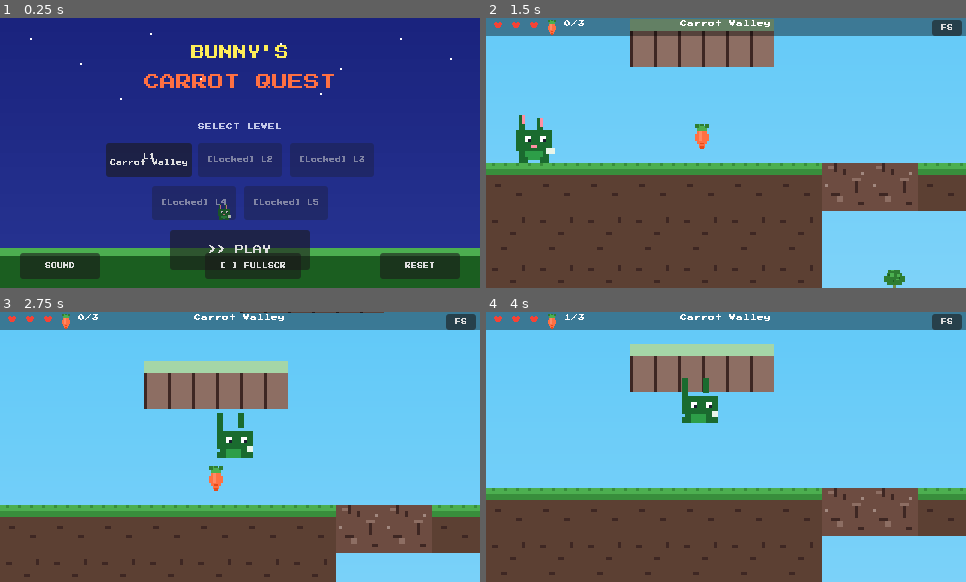
Above: before the commit, frames 1-4 (two rows, left to right).
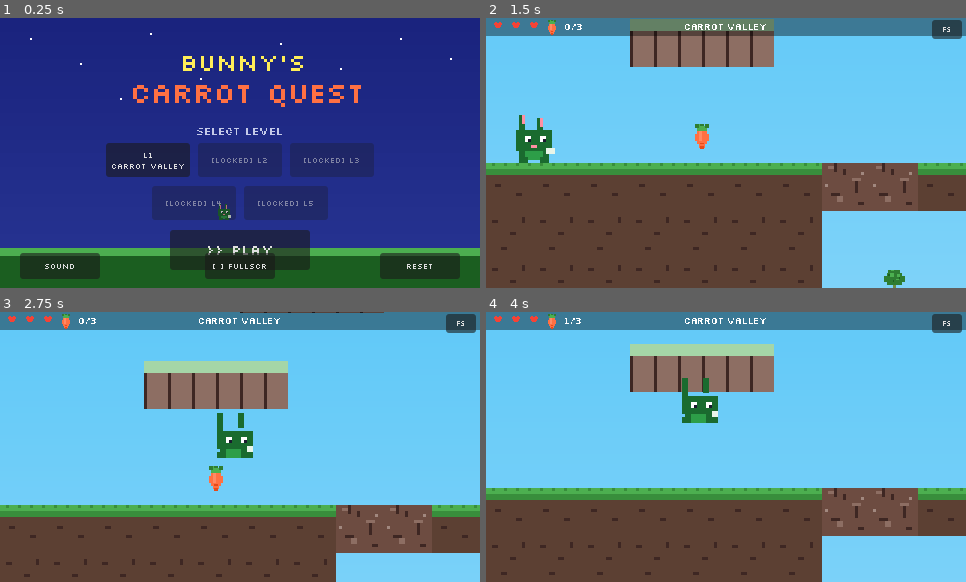
Above: after the commit, the same moments.

Repository: scott-murray/Hem
Game: Godot game, scene res://scenes/boot.tscn
The game is run twice, just before and just after one commit, with the same random seed, the same clock (stepped at 60 frames per second) and the same inputs.
Inputs (mouse positions are in pixels of both pictures, inside the frame that each line leads up to):
- Up to frame 1 (0.25 s): no input
- Up to frame 2 (1.5 s): click "L1 Carrot Valley" at 0.5 s; move the mouse to (726, 153) at 1.27 s; hold Right (move_right) from 1.28 s (still down); tap Down (dig) at 1.35 s; click (726, 153) at 1.42 s
- Up to frame 3 (2.75 s): keep holding Right (move_right); tap Space (jump) at 1.52, 2.27 s; move the mouse to (144, 460) at 2.02 s; tap Down (dig) at 2.1 s
- Up to frame 4 (4 s): move the mouse to (774, 387) at 2.77 s; release Right (move_right) at 2.78 s; hold Left (move_left) 2.78-3.53 s; tap Down (dig) at 2.85, 3.6 s; move the mouse to (702, 501) at 3.52 s; hold Right (move_right) from 3.53 s (still down); click (702, 501) at 3.67 s; tap Space (jump) at 3.77 s

The runs differ from the first frame. In frame 1, 4.8% of the frame differs, in the area x 9-91%, y 10-97%; in frame 2, 0.4%; in frame 3, 0.4%; in frame 4, 0.4%.
Error in both runs: Trying to assign value of type 'CanvasLayer' to a variable of type 'Control'. (res://scripts/game_controller.gd:28)

Commit message:
fix: switch to Silkscreen pixel font — crisp at layout sizes
Press Start 2P was too wide (1em/char) requiring 6-9px sizes that
distorted on non-8px grid scales. Silkscreen is a compact pixel
font (~0.6em advance, like monospace) that:
  - Renders crisp at the original layout sizes (8-28px)
  - Fits existing button/label widths without overflow
  - Imported with antialiasing=0, subpixel_positioning=0

All font sizes restored to web-version values.

Co-Authored-By: Claude <noreply@anthropic.com>

Diff:
--- a/godot/scripts/game_ui.gd
+++ b/godot/scripts/game_ui.gd
@@ -39,7 +39,7 @@
 
 	# Level name
 	_level_label = Label.new()
-	_level_label.add_theme_font_size_override("font_size", 7)
+	_level_label.add_theme_font_size_override("font_size", 9)
 	_level_label.add_theme_color_override("font_color", Color.WHITE)
 	_level_label.position = Vector2(GAME_W / 2 - 60, 2)
 	_level_label.size = Vector2(120, 14)
@@ -75,7 +75,7 @@
 	_stage.add_child(_carrot_icon)
 
 	_carrot_label = Label.new()
-	_carrot_label.add_theme_font_size_override("font_size", 7)
+	_carrot_label.add_theme_font_size_override("font_size", 9)
 	_carrot_label.add_theme_color_override("font_color", Color.WHITE)
 	_carrot_label.position = Vector2(78, 2)
 	_carrot_label.size = Vector2(40, 14)
@@ -95,7 +95,7 @@
 	_stage.add_child(_broccoli_icon)
 
 	_broccoli_label = Label.new()
-	_broccoli_label.add_theme_font_size_override("font_size", 7)
+	_broccoli_label.add_theme_font_size_override("font_size", 9)
 	_broccoli_label.add_theme_color_override("font_color", Color("ffd54f"))
 	_broccoli_label.position = Vector2(128, 2)
 	_broccoli_label.size = Vector2(40, 14)
@@ -105,7 +105,7 @@
 	# Fullscreen toggle
 	var fs := Button.new()
 	fs.text = "FS"
-	fs.add_theme_font_size_override("font_size", 6)
+	fs.add_theme_font_size_override("font_size", 7)
 	fs.position = Vector2(GAME_W - 34, 2)
 	fs.size = Vector2(30, 14)
 	fs.pressed.connect(func():
--- a/godot/scripts/puzzle_overlay.gd
+++ b/godot/scripts/puzzle_overlay.gd
@@ -67,16 +67,16 @@
 	_correct_letter = word[hidden]
 
 	# Title
-	_add_label(panel, "SPELL IT!", GAME_W / 2, PANEL_Y + 20, 10, Color("ce93d8"))
+	_add_label(panel, "SPELL IT!", GAME_W / 2, PANEL_Y + 20, 14, Color("ce93d8"))
 
 	# Word display
 	var display := ""
 	for i in word.length():
 		display += ("_ " if i == hidden else word[i] + " ") if i < word.length() - 1 else ("_" if i == hidden else word[i])
-	_add_label(panel, display, GAME_W / 2, PANEL_Y + 55, 16, Color.WHITE)
+	_add_label(panel, display, GAME_W / 2, PANEL_Y + 55, 22, Color.WHITE)
 
 	# Instruction
-	_add_label(panel, "Which letter fills the blank?", GAME_W / 2, PANEL_Y + 82, 7, Color("b0bec5"))
+	_add_label(panel, "Which letter fills the blank?", GAME_W / 2, PANEL_Y + 82, 9, Color("b0bec5"))
 
 	# Generate 3 distractors
 	var distractors: Array[String] = []
@@ -108,9 +108,9 @@
 	var b := randi() % 9 + 1
 	_correct_answer = a + b
 
-	_add_label(panel, "MATH MAGIC!", GAME_W / 2, PANEL_Y + 20, 10, Color("80cbc4"))
-	_add_label(panel, "%d + %d = ?" % [a, b], GAME_W / 2, PANEL_Y + 55, 18, Color.WHITE)
-	_add_label(panel, "Pick the right answer!", GAME_W / 2, PANEL_Y + 82, 7, Color("b0bec5"))
+	_add_label(panel, "MATH MAGIC!", GAME_W / 2, PANEL_Y + 20, 14, Color("80cbc4"))
+	_add_label(panel, "%d + %d = ?" % [a, b], GAME_W / 2, PANEL_Y + 55, 26, Color.WHITE)
+	_add_label(panel, "Pick the right answer!", GAME_W / 2, PANEL_Y + 82, 9, Color("b0bec5"))
 
 	var distractors: Array[int] = []
 	var offsets := [3, 2, 1, -1, -2, -3, 4, -4]
@@ -141,9 +141,9 @@
 
 
 func _build_dig_teach(panel: Control) -> void:
-	_add_label(panel, "NEW ABILITY!", GAME_W / 2, PANEL_Y + 20, 10, Color("ffcc80"))
-	_add_label(panel, "DIG", GAME_W / 2, PANEL_Y + 55, 16, Color.WHITE)
-	_add_label(panel, "Press DOWN or swipe down on soft earth\nto burrow through crumbly ground!", GAME_W / 2, PANEL_Y + 82, 7, Color("b0bec5"))
+	_add_label(panel, "NEW ABILITY!", GAME_W / 2, PANEL_Y + 20, 14, Color("ffcc80"))
+	_add_label(panel, "DIG", GAME_W / 2, PANEL_Y + 55, 24, Color.WHITE)
+	_add_label(panel, "Press DOWN or swipe down on soft earth\nto burrow through crumbly ground!", GAME_W / 2, PANEL_Y + 82, 9, Color("b0bec5"))
 
 	var btn := Button.new()
 	btn.text = "GOT IT!"
@@ -181,7 +181,7 @@
 	print("[PuzzleOverlay] adding button ", label, " at ", x, ",", y)
 	var btn := Button.new()
 	btn.text = label
-	btn.add_theme_font_size_override("font_size", 14)
+	btn.add_theme_font_size_override("font_size", 18)
 	btn.position = Vector2(x, y)
 	btn.size = Vector2(w, h)
 	btn.pressed.connect(callback)
--- a/godot/scripts/start_screen.gd
+++ b/godot/scripts/start_screen.gd
@@ -72,7 +72,7 @@
 func _build_title() -> void:
 	var title1 := Label.new()
 	title1.text = "BUNNY'S"
-	title1.add_theme_font_size_override("font_size", 14)
+	title1.add_theme_font_size_override("font_size", 24)
 	title1.add_theme_color_override("font_color", Color("ffee58"))
 	title1.position = Vector2(GAME_W / 2 - 60, 28)
 	title1.size = Vector2(120, 30)
@@ -81,7 +81,7 @@
 
 	var title2 := Label.new()
 	title2.text = "CARROT QUEST"
-	title2.add_theme_font_size_override("font_size", 16)
+	title2.add_theme_font_size_override("font_size", 28)
 	title2.add_theme_color_override("font_color", Color("ff7043"))
 	title2.position = Vector2(GAME_W / 2 - 110, 56)
 	title2.size = Vector2(220, 34)
@@ -104,7 +104,7 @@
 func _build_level_buttons() -> void:
 	var label := Label.new()
 	label.text = "SELECT LEVEL"
-	label.add_theme_font_size_override("font_size", 7)
+	label.add_theme_font_size_override("font_size", 11)
 	label.add_theme_color_override("font_color", Color("c5cae9"))
 	label.position = Vector2(GAME_W / 2 - 50, 105)
 	label.size = Vector2(100, 16)
@@ -137,7 +137,7 @@
 		btn.position = Vector2(bx, row_y)
 		btn.size = Vector2(btn_w, btn_h)
 		btn.text = "L%d\n%s" % [level, LEVEL_NAMES[i]]
-		btn.add_theme_font_size_override("font_size", 6)
+		btn.add_theme_font_size_override("font_size", 8)
 		btn.disabled = not unlocked
 
 		if unlocked:
@@ -159,7 +159,7 @@
 func _build_play_button() -> void:
 	var btn := Button.new()
 	btn.text = ">> PLAY"
-	btn.add_theme_font_size_override("font_size", 9)
+	btn.add_theme_font_size_override("font_size", 14)
 	btn.position = Vector2((GAME_W - 140) / 2, 212)
 	btn.size = Vector2(140, 40)
 	btn.pressed.connect(_on_play_pressed)
@@ -176,7 +176,7 @@
 	# Mute
 	var mute := Button.new()
 	mute.text = "MUTED" if Progress.data.muted else "SOUND"
-	mute.add_theme_font_size_override("font_size", 6)
+	mute.add_theme_font_size_override("font_size", 8)
 	mute.position = Vector2(20, GAME_H - 35)
 	mute.size = Vector2(80, 26)
 	mute.pressed.connect(func():
@@ -190,7 +190,7 @@
 	# Fullscreen
 	var fs := Button.new()
 	fs.text = "[ ] FULLSCR"
-	fs.add_theme_font_size_override("font_size", 6)
+	fs.add_theme_font_size_override("font_size", 8)
 	fs.position = Vector2((GAME_W - 70) / 2, GAME_H - 35)
 	fs.size = Vector2(70, 26)
 	fs.pressed.connect(func():
@@ -204,7 +204,7 @@
 	# Reset
 	var reset := Button.new()
 	reset.text = "RESET"
-	reset.add_theme_font_size_override("font_size", 6)
+	reset.add_theme_font_size_override("font_size", 8)
 	reset.position = Vector2(GAME_W - 100, GAME_H - 35)
 	reset.size = Vector2(80, 26)
 	reset.pressed.connect(func():
--- a/godot/theme.tres
+++ b/godot/theme.tres
@@ -1,6 +1,6 @@
 [gd_resource type="Theme" load_steps=2 format=3]
 
-[ext_resource type="FontFile" path="res://fonts/PressStart2P.ttf" id="1_pixel"]
+[ext_resource type="FontFile" path="res://fonts/Silkscreen.ttf" id="1_pixel"]
 
 [resource]
 default_font = ExtResource("1_pixel")
Binary file added: godot/fonts/Silkscreen.ttf
Not shown, added: godot/fonts/Silkscreen.ttf.import
Not shown, changed: docs/godot/index.html
Not shown, changed: docs/godot/index.pck
Not shown, changed: docs/godot/index.service.worker.js
